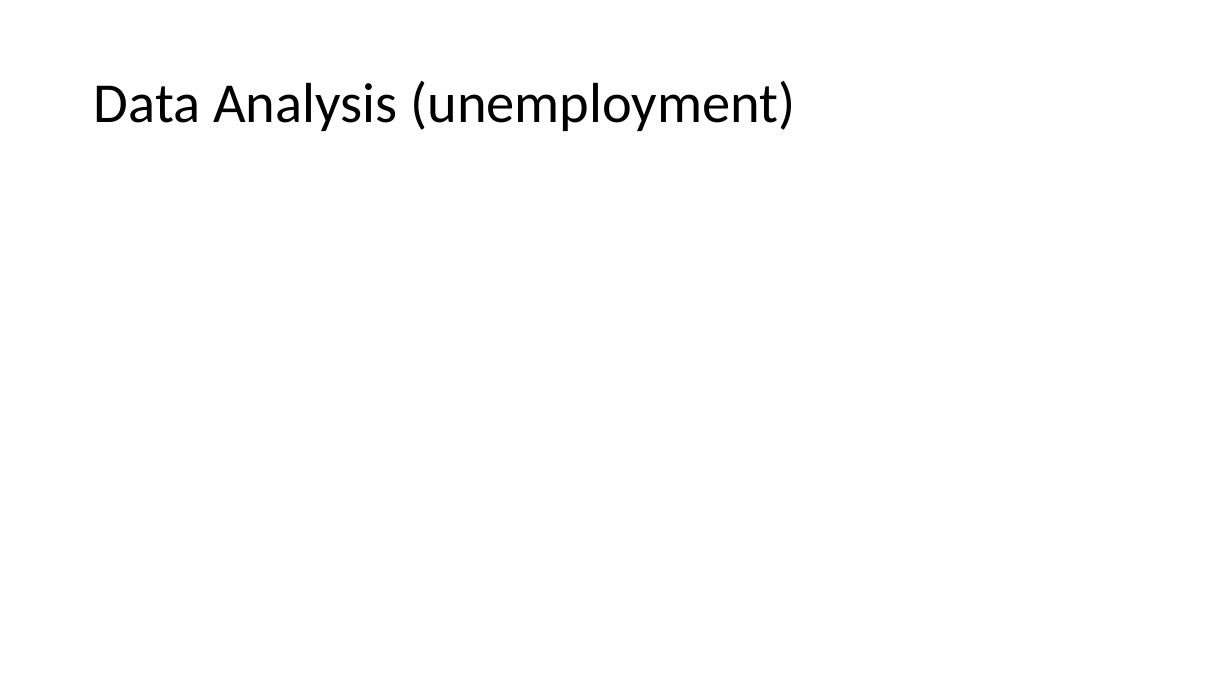
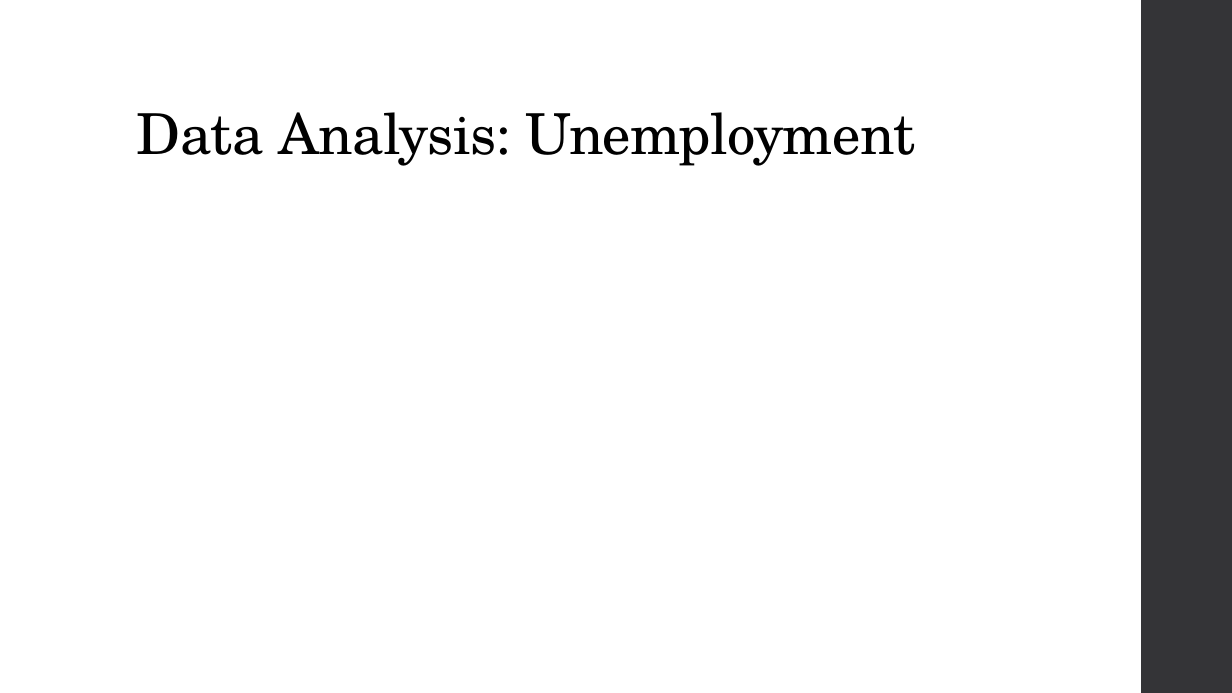
Before and after one commit to priscilla-wong/Project_1, a slide deck: slide 6 of Project_1_Slides.pptx. Drawn at 1232x693 pixels with LibreOffice and Linux fonts; fonts in the diff are those of the drawing. Boxes give left, top, right and bottom in pixels: in the first picture for what was removed or moved away, otherwise in the second. Text is boxed around its words. In the diff, an @@ line names an element or a change of style, - is before the commit and + after.

```diff
--- a/Project_1_Slides.pptx
+++ b/Project_1_Slides.pptx
@@ rectangle added at [1141,0,1232,693], fill #353537 @@
@@ title "Data Analysis: Unemployment" at [137,112,916,166]: vertical alignment middle to bottom @@
@@ title at [137,112,916,166]: text changed; font Calibri to TeX Gyre Schola @@
-Data Analysis (unemployment)
+Data Analysis: Unemployment
```
Also in this commit, not shown: 10 other slides changed, 2 other files.
